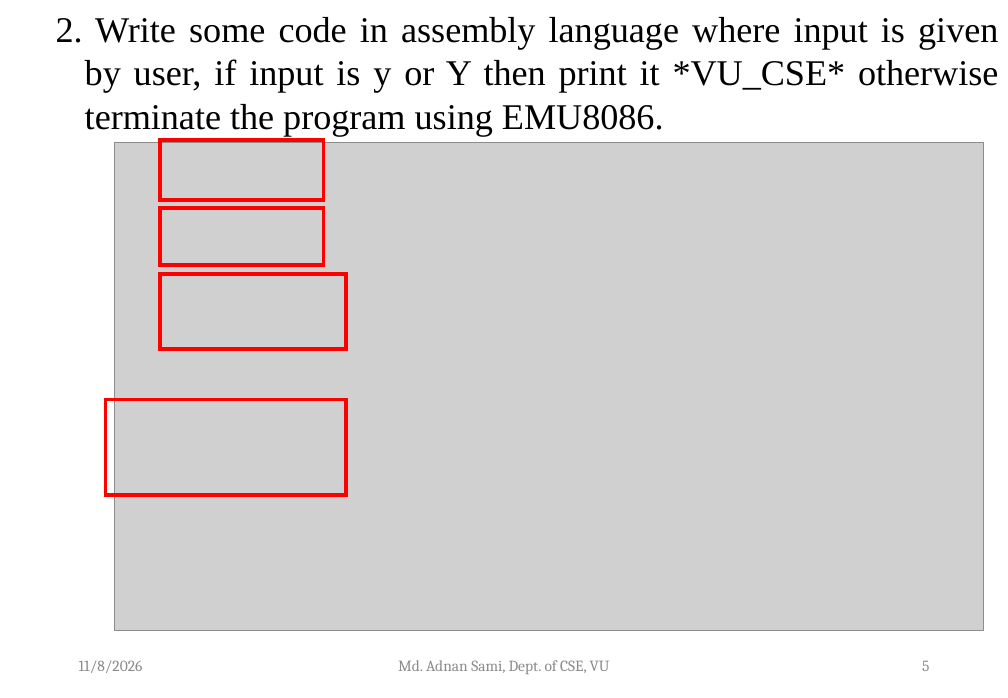
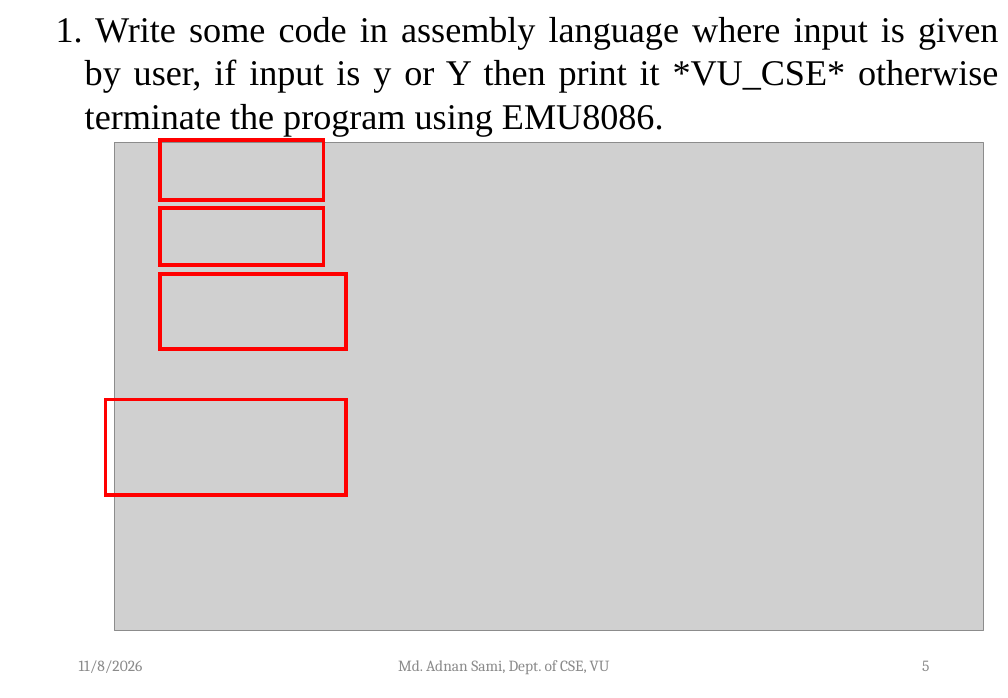
Before and after one commit to atif721/Varendra-University, a slide deck: slide 5 of 06 Sixth Semester/CSE 3206 Microprocessor and Assembly Language Lab/Lab 08 12.11.2026/Lab 6.pptx. Drawn at 1008x698 pixels with LibreOffice and Linux fonts; fonts in the diff are those of the drawing; grey boxes stand for pictures; background and template pictures are left out. Boxes give left, top, right and bottom in pixels: in the first picture for what was removed or moved away, otherwise in the second. Text is boxed around its words. In the diff, an @@ line names an element or a change of style, - is before the commit and + after.

Commit message:
lab micro modified

```diff
--- a/06 Sixth Semester/CSE 3206 Microprocessor and Assembly Language Lab/Lab 08 12.11.2026/Lab 6.pptx
+++ b/06 Sixth Semester/CSE 3206 Microprocessor and Assembly Language Lab/Lab 08 12.11.2026/Lab 6.pptx
@@ text at [56,17,998,136]: text changed @@
-  2. Write some code in assembly language where input is given by user, if input is y or Y then print it *VU_CSE* otherwise terminate the program using EMU8086.
+  1. Write some code in assembly language where input is given by user, if input is y or Y then print it *VU_CSE* otherwise terminate the program using EMU8086.
```
